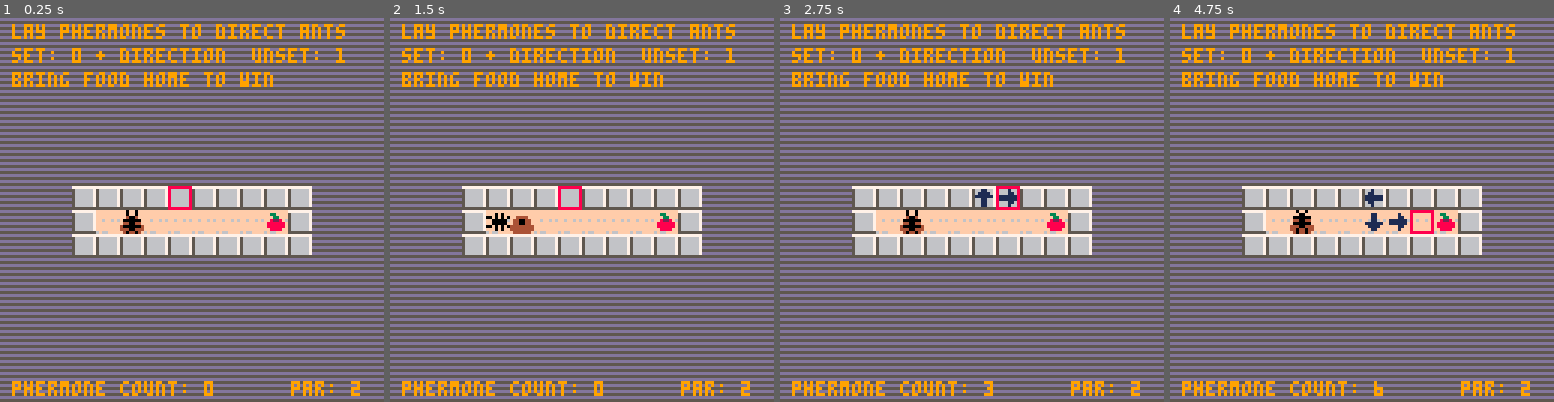
Above: before the commit, frames 1-4 (left to right).
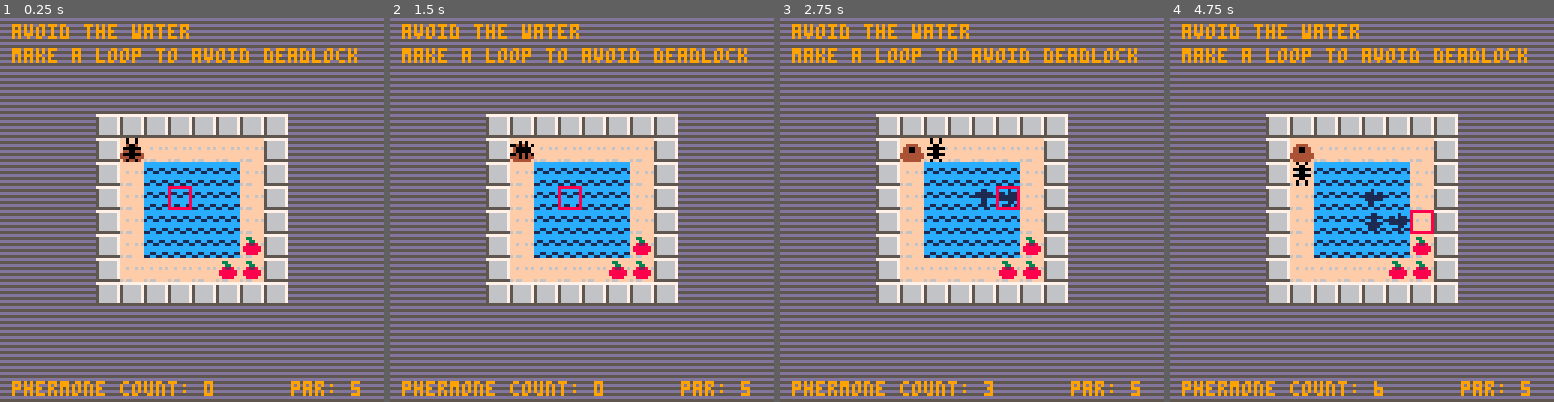
Above: after the commit, the same moments.

Repository: josephburnett/colony8
Game: PICO-8 cartridge colony8.p8
Same seed, same stepped clock (60 frames per second), same inputs: the game is played once before the commit and once after it.
Inputs:
- Up to frame 1 (0.25 s): no input
- Up to frame 2 (1.5 s): tap X (X key) at 0.33, 1.07 s; tap O (Z key) at 0.7 s
- Up to frame 3 (2.75 s): hold Right 1.6-2.1 s; tap O (Z key) at 1.7, 2.1, 2.5 s; tap X (X key) at 1.85 s; hold Up 2.15-2.42 s; hold Right from 2.47 s (still down)
- Up to frame 4 (4.75 s): tap O (Z key) every 0.4 s from 2.9 to 4.5 s; tap X (X key) at 2.97, 4.08 s; release Right at 3.03 s; hold Left 3.08-3.58 s; hold Down 3.63-3.97 s; hold Right 4.02-4.68 s; hold Up from 4.73 s (still down)

The runs differ from the first frame. In frame 1, 27% of the frame differs, in the area x 3-94%, y 1-98%; in frame 2, 27%; in frame 3, 27%; in frame 4, 27%.

Commit message:
Training level 2.

Diff:
--- a/colony8.p8
+++ b/colony8.p8
@@ -2,13 +2,16 @@
 version 8
 __lua__
 
-level=1
+level=2
 
 level_data={
    {hint={"lay phermones to direct ants",
           "set: 0 + direction  unset: 1",
           "bring food home to win"},
     par=2,win=2,map=5},
+   {hint={"avoid the water",
+          "make a loop to avoid deadlock"},
+    par=5,win=4,map=6},
    {hint={"bring all the food home"},
     par=13,win=19,map=1},
    {hint={"one at a time"},
@@ -650,165 +653,165 @@
 0001020000000000000000000000000000000200000000000000000000000000000800000000000000000000000000000004000000000000000000000000000000000000000000000000000000000000000000000000000000000000000000000000000000000000000000000000000000000000000000000000000000000000
 0000000000000000000000000000000000000000000000000000000000000000000000000000000000000000000000000000000000000000000000000000000000000000000000000000000000000000000000000000000000000000000000000000000000000000000000000000000000000000000000000000000000000000
 __map__
-2121212121211010101010101010101010101010101010101010101010101010212121212121212121212121212121212121212121212121111111111111212132323232323232323232323232323232323232323232323232323232323232320000000000000000000000000000000000000000000000000000000000000000
-2121212110101010101010101010101010101110101010101010101111111111212121212121212121212121212121212121212121212111111313131010212132333232323332333332323332323332323232323232323232323232323232320000000000000000000000000000000000000000000000000000000000000000
-2121211010101010101010101010101010101010101010101010101010101111212121212121212121212121212121212121212121212111101010101010212132323332333233323233323332323332323232323232323232323232323232320000000000000000000000000000000000000000000000000000000000000000
-2121101010101010101010101010201010101001101010101010101010101010212121211010101010212121212121212110111021212111111010101010212132323233323233323233323332323332323232323232323232323232323232320000000000000000000000000000000000000000000000000000000000000000
-2110101010313110101010311010101010101010101010101010323232323232212121101010101010212121212121211011111021212121211010101021212132323233323233323233323332323332323232323232323232323232323232320000000000000000000000000000000000000000000000000000000000000000
-1010101010313232101010311010011010101010101010101032323232323232212110101010101010102121212121212110102121212121211010102121212132323233323233323233323332323332323232323232323232323232323232320000000000000000000000000000000000000000000000000000000000000000
-1110101010313232321010313131313110101010101010103232321010101010211010101001101010103221212121212121212121212121212121212121212132323233323232333332323233333232323232323232323232323232323232320000000000000000000000000000000000000000000000000000000000000000
-1110101010313232321010101010101010101010101010323232101010101011212121101010101010213221212121212121212121212121212121212121212132323232323232323232323232323232323232313131313131313131313232320000000000000000000000000000000000000000000000000000000000000000
-1110101010313232323232101010101111111010101010323210101010101111212121101010101021213221212121212121212121212121211010102121212132323232323232323232323232323232323232311001101010101013313232320000000000000000000000000000000000000000000000000000000000000000
-1110101111313232323232323111111111111111101010323210101011111111212121211010102121213221212121212121111121212121101013131021212132333232323332333333323332323332323232313131313131313131313232320000000000000000000000000000000000000000000000000000000000000000
-1010111111313232323232323111111111111111313131323231313111111111212121212121212121211010102121212111111111111110101010101010212132333232323332323332323333323332323232323232323232323232323232320000000000000000000000000000000000000000000000000000000000000000
-1010111111313232323232323111111111111111313333333333333111111111212121212121211010101010101021212111201111201010100111111110212132333232323332323332323332333332323232323232323232323232323232320000000000000000000000000000000000000000000000000000000000000000
-2111111111313232323232323111111111111111313333333333333111111111212121212121101013131310101021212111111111111010101111111010212132333233323332323332323332333332323232323232323232323232323232320000000000000000000000000000000000000000000000000000000000000000
-2110111111313232323232323111111111111111313333333333333111111111212121212110101013131310101021212111112011111120101010101021212132333332333332333333323332323332323232323232323232323232323232320000000000000000000000000000000000000000000000000000000000000000
-2121101111313131313131313111111011111111313131313131313111111111212121212121101010101010212121212121111121211010102121212121212132323232323232323232323232323232323232323232323232323232323232320000000000000000000000000000000000000000000000000000000000000000
-2121101010101010101010101010101010101010101010101010101010101010212121212121212121212121212121212121212121212121212121212121212110101010101010101010101010101001323232323232323232323232323232320000000000000000000000000000000000000000000000000000000000000000
-0000000000000000000000000000000000000000000000000000000000000000000000000000000000000000000000000000000000000000000000000000000000000000000000000000000000000000000000000000000000000000000000000000000000000000000000000000000000000000000000000000000000000000
-0000000000000000000000000000000000000000000000000000000000000000000000000000000000000000000000000000000000000000000000000000000000000000000000000000000000000000000000000000000000000000000000000000000000000000000000000000000000000000000000000000000000000000
-0000000000000000000000000000000000000000000000000000000000000000000000000000000000000000000000000000000000000000000000000000000000000000000000000000000000000000000000000000000000000000000000000000000000000000000000000000000000000000000000000000000000000000
-0000000000000000000000000000000000000000000000000000000000000000000000000000000000000000000000000000000000000000000000000000000000000000000000000000000000000000000000000000000000000000000000000000000000000000000000000000000000000000000000000000000000000000
-0000000000000000000000000000000000000000000000000000000000000000000000000000000000000000000000000000000000000000000000000000000000000000000000000000000000000000000000000000000000000000000000000000000000000000000000000000000000000000000000000000000000000000
-0000000000000000000000000000000000000000000000000000000000000000000000000000000000000000000000000000000000000000000000000000000000000000000000000000000000000000000000000000000000000000000000000000000000000000000000000000000000000000000000000000000000000000
-0000000000000000000000000000000000000000000000000000000000000000000000000000000000000000000000000000000000000000000000000000000000000000000000000000000000000000000000000000000000000000000000000000000000000000000000000000000000000000000000000000000000000000
-0000000000000000000000000000000000000000000000000000000000000000000000000000000000000000000000000000000000000000000000000000000000000000000000000000000000000000000000000000000000000000000000000000000000000000000000000000000000000000000000000000000000000000
-0000000000000000000000000000000000000000000000000000000000000000000000000000000000000000000000000000000000000000000000000000000000000000000000000000000000000000000000000000000000000000000000000000000000000000000000000000000000000000000000000000000000000000
-0000000000000000000000000000000000000000000000000000000000000000000000000000000000000000000000000000000000000000000000000000000000000000000000000000000000000000000000000000000000000000000000000000000000000000000000000000000000000000000000000000000000000000
-0000000000000000000000000000000000000000000000000000000000000000000000000000000000000000000000000000000000000000000000000000000000000000000000000000000000000000000000000000000000000000000000000000000000000000000000000000000000000000000000000000000000000000
-0000000000000000000000000000000000000000000000000000000000000000000000000000000000000000000000000000000000000000000000000000000000000000000000000000000000000000000000000000000000000000000000000000000000000000000000000000000000000000000000000000000000000000
-0000000000000000000000000000000000000000000000000000000000000000000000000000000000000000000000000000000000000000000000000000000000000000000000000000000000000000000000000000000000000000000000000000000000000000000000000000000000000000000000000000000000000000
-0000000000000000000000000000000000000000000000000000000000000000000000000000000000000000000000000000000000000000000000000000000000000000000000000000000000000000000000000000000000000000000000000000000000000000000000000000000000000000000000000000000000000000
-0000000000000000000000000000000000000000000000000000000000000000000000000000000000000000000000000000000000000000000000000000000000000000000000000000000000000000000000000000000000000000000000000000000000000000000000000000000000000000000000000000000000000000
-0000000000000000000000000000000000000000000000000000000000000000000000000000000000000000000000000000000000000000000000000000000000000000000000000000000000000000000000000000000000000000000000000000000000000000000000000000000000000000000000000000000000000000
-…(130 lines of a section not shown)…
+2121212121211010101010101010101010101010101010101010101010101010212121212121212121212121212121212121212121212121111111111111212132323232323232323232323232323232323232323232323232323232323232323232323232323232323232323232323200000000000000000000000000000000
+2121212110101010101010101010101010101110101010101010101111111111212121212121212121212121212121212121212121212111111313131010212132333232323332333332323332323332323232323232323232323232323232323232323232323232323232323232323200000000000000000000000000000000
+2121211010101010101010101010101010101010101010101010101010101111212121212121212121212121212121212121212121212111101010101010212132323332333233323233323332323332323232323232323232323232323232323232323232323232323232323232323200000000000000000000000000000000
+2121101010101010101010101010201010101001101010101010101010101010212121211010101010212121212121212110111021212111111010101010212132323233323233323233323332323332323232323232323232323232323232323232323232323232323232323232323200000000000000000000000000000000
+2110101010313110101010311010101010101010101010101010323232323232212121101010101010212121212121211011111021212121211010101021212132323233323233323233323332323332323232323232323232323232323232323232323231313131313131313232323200000000000000000000000000000000
+1010101010313232101010311010011010101010101010101032323232323232212110101010101010102121212121212110102121212121211010102121212132323233323233323233323332323332323232323232323232323232323232323232323231011010101010313232323200000000000000000000000000000000
+1110101010313232321010313131313110101010101010103232321010101010211010101001101010103221212121212121212121212121212121212121212132323233323232333332323233333232323232323232323232323232323232323232323231102121212110313232323200000000000000000000000000000000
+1110101010313232321010101010101010101010101010323232101010101011212121101010101010213221212121212121212121212121212121212121212132323232323232323232323232323232323232313131313131313131313232323232323231102121212110313232323200000000000000000000000000000000
+1110101010313232323232101010101111111010101010323210101010101111212121101010101021213221212121212121212121212121211010102121212132323232323232323232323232323232323232311001101010101013313232323232323231102121212110313232323200000000000000000000000000000000
+1110101111313232323232323111111111111111101010323210101011111111212121211010102121213221212121212121111121212121101013131021212132333232323332333333323332323332323232313131313131313131313232323232323231102121212113313232323200000000000000000000000000000000
+1010111111313232323232323111111111111111313131323231313111111111212121212121212121211010102121212111111111111110101010101010212132333232323332323332323333323332323232323232323232323232323232323232323231101010101313313232323200000000000000000000000000000000
+1010111111313232323232323111111111111111313333333333333111111111212121212121211010101010101021212111201111201010100111111110212132333232323332323332323332333332323232323232323232323232323232323232323231313131313131313232323200000000000000000000000000000000
+2111111111313232323232323111111111111111313333333333333111111111212121212121101013131310101021212111111111111010101111111010212132333233323332323332323332333332323232323232323232323232323232323232323232323232323232323232323200000000000000000000000000000000
+2110111111313232323232323111111111111111313333333333333111111111212121212110101013131310101021212111112011111120101010101021212132333332333332333333323332323332323232323232323232323232323232323232323232323232323232323232323200000000000000000000000000000000
+2121101111313131313131313111111011111111313131313131313111111111212121212121101010101010212121212121111121211010102121212121212132323232323232323232323232323232323232323232323232323232323232323232323232323232323232323232323200000000000000000000000000000000
+2121101010101010101010101010101010101010101010101010101010101010212121212121212121212121212121212121212121212121212121212121212110101010101010101010101010101001323232323232323232323232323232323232323232323232323232323232323200000000000000000000000000000000
+0000000000000000000000000000000000000000000000000000000000000000000000000000000000000000000000000000000000000000000000000000000000000000000000000000000000000000000000000000000000000000000000000000000000000000000000000000000000000000000000000000000000000000
+0000000000000000000000000000000000000000000000000000000000000000000000000000000000000000000000000000000000000000000000000000000000000000000000000000000000000000000000000000000000000000000000000000000000000000000000000000000000000000000000000000000000000000
+0000000000000000000000000000000000000000000000000000000000000000000000000000000000000000000000000000000000000000000000000000000000000000000000000000000000000000000000000000000000000000000000000000000000000000000000000000000000000000000000000000000000000000
+0000000000000000000000000000000000000000000000000000000000000000000000000000000000000000000000000000000000000000000000000000000000000000000000000000000000000000000000000000000000000000000000000000000000000000000000000000000000000000000000000000000000000000
+0000000000000000000000000000000000000000000000000000000000000000000000000000000000000000000000000000000000000000000000000000000000000000000000000000000000000000000000000000000000000000000000000000000000000000000000000000000000000000000000000000000000000000
+0000000000000000000000000000000000000000000000000000000000000000000000000000000000000000000000000000000000000000000000000000000000000000000000000000000000000000000000000000000000000000000000000000000000000000000000000000000000000000000000000000000000000000
+0000000000000000000000000000000000000000000000000000000000000000000000000000000000000000000000000000000000000000000000000000000000000000000000000000000000000000000000000000000000000000000000000000000000000000000000000000000000000000000000000000000000000000
+0000000000000000000000000000000000000000000000000000000000000000000000000000000000000000000000000000000000000000000000000000000000000000000000000000000000000000000000000000000000000000000000000000000000000000000000000000000000000000000000000000000000000000
+0000000000000000000000000000000000000000000000000000000000000000000000000000000000000000000000000000000000000000000000000000000000000000000000000000000000000000000000000000000000000000000000000000000000000000000000000000000000000000000000000000000000000000
+0000000000000000000000000000000000000000000000000000000000000000000000000000000000000000000000000000000000000000000000000000000000000000000000000000000000000000000000000000000000000000000000000000000000000000000000000000000000000000000000000000000000000000
+0000000000000000000000000000000000000000000000000000000000000000000000000000000000000000000000000000000000000000000000000000000000000000000000000000000000000000000000000000000000000000000000000000000000000000000000000000000000000000000000000000000000000000
+0000000000000000000000000000000000000000000000000000000000000000000000000000000000000000000000000000000000000000000000000000000000000000000000000000000000000000000000000000000000000000000000000000000000000000000000000000000000000000000000000000000000000000
+0000000000000000000000000000000000000000000000000000000000000000000000000000000000000000000000000000000000000000000000000000000000000000000000000000000000000000000000000000000000000000000000000000000000000000000000000000000000000000000000000000000000000000
+0000000000000000000000000000000000000000000000000000000000000000000000000000000000000000000000000000000000000000000000000000000000000000000000000000000000000000000000000000000000000000000000000000000000000000000000000000000000000000000000000000000000000000
+0000000000000000000000000000000000000000000000000000000000000000000000000000000000000000000000000000000000000000000000000000000000000000000000000000000000000000000000000000000000000000000000000000000000000000000000000000000000000000000000000000000000000000
+0000000000000000000000000000000000000000000000000000000000000000000000000000000000000000000000000000000000000000000000000000000000000000000000000000000000000000000000000000000000000000000000000000000000000000000000000000000000000000000000000000000000000000
+…(130 lines of a section not shown)…
